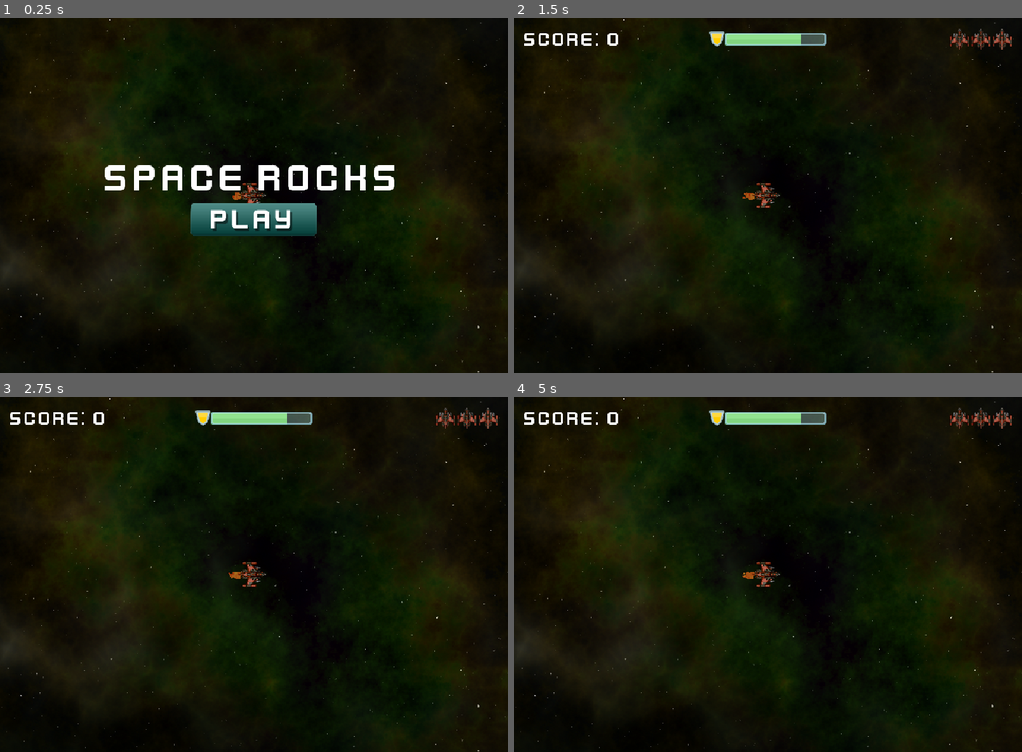
Above: before the commit, frames 1-4 (two rows, left to right).
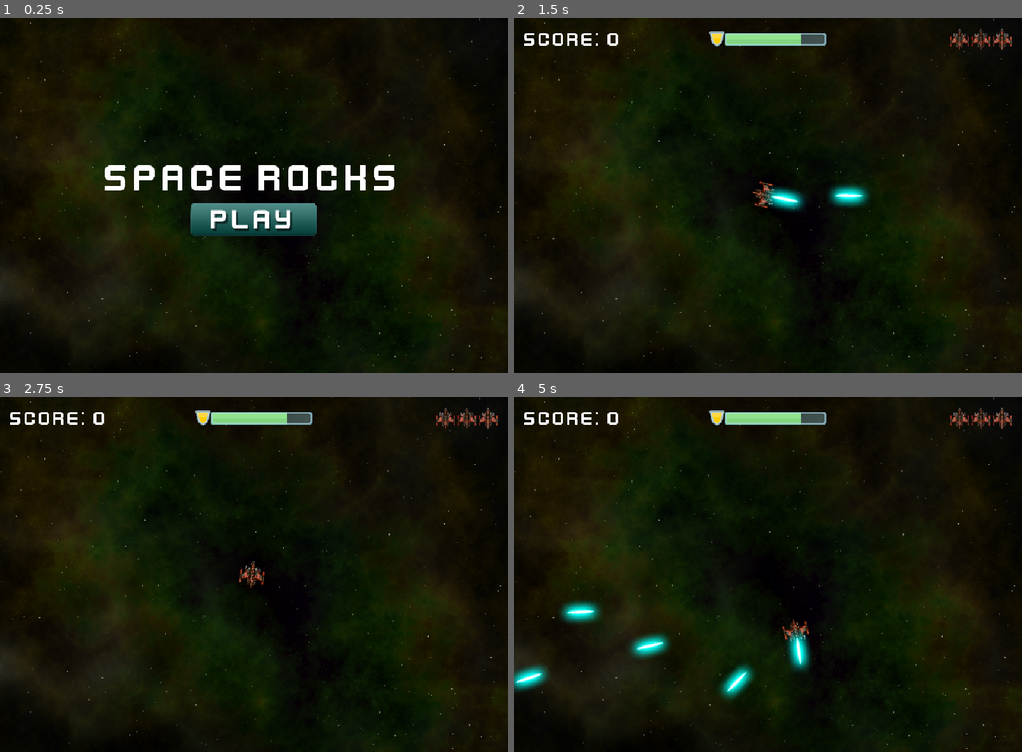
Above: after the commit, the same moments.

Repository: FrancisToastedBuns/Practice-Games
Game: Godot game, scene res://main.tscn
The game is run twice, just before and just after one commit, with the same random seed, the same clock (stepped at 60 frames per second) and the same inputs.
Inputs (mouse positions are in pixels of both pictures, inside the frame that each line leads up to):
- Up to frame 1 (0.25 s): no input
- Up to frame 2 (1.5 s): click (768, 220) at 0.5 s; tap Enter at 1.25 s; hold D (rotate_right) from 1.28 s (still down); hold Space (shoot) from 1.28 s (still down)
- Up to frame 3 (2.75 s): release D (rotate_right) at 2.03 s; release Space (shoot) at 2.03 s; hold A (rotate_left) from 2.03 s (still down); tap Space (shoot) at 2.1 s
- Up to frame 4 (5 s): release A (rotate_left) at 2.78 s; hold D (rotate_right) 2.78-3.53 s; hold Space (shoot) 2.78-3.53 s; hold W (thrust) 3.53-4.28 s; tap Space (shoot) at 3.6 s; hold A (rotate_left) from 4.28 s (still down); hold Space (shoot) from 4.28 s (still down)

The runs differ from the first frame. In frame 1, 0.8% of the frame differs, in the area x 0-100%, y 0-100%; in frame 2, 1.6%; in frame 3, 0.9%; in frame 4, 3.0%.
Error before the commit: Parse Error: Identifier "ALIVE" not declared in the current scope. (res://main.gd:15)

Commit message:
updated player
corrected cpui particles and changed sounds

Diff:
--- a/space_rocks/assets/player/player.gd
+++ b/space_rocks/assets/player/player.gd
@@ -29,18 +29,23 @@
 	get_input()
 
 func get_input():
+	$CPUParticles2D.hide()
 	if player_state == DEAD:
 		return
 	thrust = Vector2.ZERO
 	spinning = Input.get_axis("rotate_left","rotate_right")
 	if Input.is_action_pressed("thrust"):
 		thrust = transform.x * engine_power
+		$CPUParticles2D.show()
 	if Input.is_action_pressed("shoot"):
 		if can_shoot:
 			shoot()
 			can_shoot = false
-			await get_tree().create_timer(0.3).timeout
+			await get_tree().create_timer(0.15).timeout
 			can_shoot = true
+
+func player_reset():
+	player_state = ALIVE
 func shoot():
 	var b = Bullet.instantiate()
 	get_tree().root.add_child(b)
--- a/space_rocks/assets/player/player.tscn
+++ b/space_rocks/assets/player/player.tscn
@@ -4,7 +4,7 @@
 [ext_resource type="PackedScene" uid="uid://cak2giq7pk56e" path="res://assets/player/bullets/bullets.tscn" id="2_d5dr7"]
 [ext_resource type="Texture2D" uid="uid://byjlamtq07vga" path="res://assets/player/player_ship.png" id="2_ouxva"]
 [ext_resource type="PackedScene" uid="uid://dc4ne8vklxaej" path="res://assets/effects/explosion.tscn" id="3_d5dr7"]
-[ext_resource type="AudioStream" uid="uid://q7hmfuheyie6" path="res://assets/sounds/levelup.ogg" id="5_d5dr7"]
+[ext_resource type="AudioStream" uid="uid://d321t20kol6ry" path="res://assets/sounds/laser.ogg" id="5_toylo"]
 [ext_resource type="AudioStream" uid="uid://ckckxicfxlddy" path="res://assets/sounds/explosion.wav" id="6_toylo"]
 
 [sub_resource type="RectangleShape2D" id="RectangleShape2D_toylo"]
@@ -23,8 +23,9 @@
 Bullet = ExtResource("2_d5dr7")
 
 [node name="Sprite2D" type="Sprite2D" parent="."]
+position = Vector2(-0.00077513733, -3.7747495e-06)
 rotation = 1.5756661
-scale = Vector2(0.4, 0.4)
+scale = Vector2(0.4, 0.4000115)
 texture = ExtResource("2_ouxva")
 
 [node name="Explosion" parent="." instance=ExtResource("3_d5dr7")]
@@ -38,6 +39,7 @@
 shape = SubResource("RectangleShape2D_toylo")
 
 [node name="CPUParticles2D" type="CPUParticles2D" parent="."]
+visible = false
 show_behind_parent = true
 position = Vector2(-25, 1.9999981)
 rotation = 3.146466
@@ -61,7 +63,7 @@
 rotation = 0.004866123
 
 [node name="BulletSound" type="AudioStreamPlayer" parent="."]
-stream = ExtResource("5_d5dr7")
+stream = ExtResource("5_toylo")
 
 [node name="ExplosionSound" type="AudioStreamPlayer" parent="."]
 stream = ExtResource("6_toylo")
--- a/space_rocks/main.gd
+++ b/space_rocks/main.gd
@@ -12,4 +12,4 @@
 func _on_hud_start() -> void:
 	playing = true
 	$Player.show()
-	$Player.player_state = ALIVE
+	$Player.player_reset()
--- a/space_rocks/main.tscn
+++ b/space_rocks/main.tscn
@@ -34,16 +34,17 @@
 anchor_top = -0.27142859
 anchor_right = 1.46
 anchor_bottom = 1.2714286
-offset_left = -2.0
-offset_top = 18.000015
-offset_right = -2.0
-offset_bottom = 18.0
+offset_left = -20.0
+offset_top = 55.000015
+offset_right = -20.0
+offset_bottom = 55.0
 grow_horizontal = 2
 grow_vertical = 2
 texture = ExtResource("9_4c57u")
 metadata/_edit_use_anchors_ = true
 
 [node name="Player" parent="." instance=ExtResource("7_272bh")]
+visible = false
 position = Vector2(496, 350)
 explosion_sound = SubResource("AtlasTexture_kek77")
 
Not shown, removed: space_rocks/ToDoList.txt
